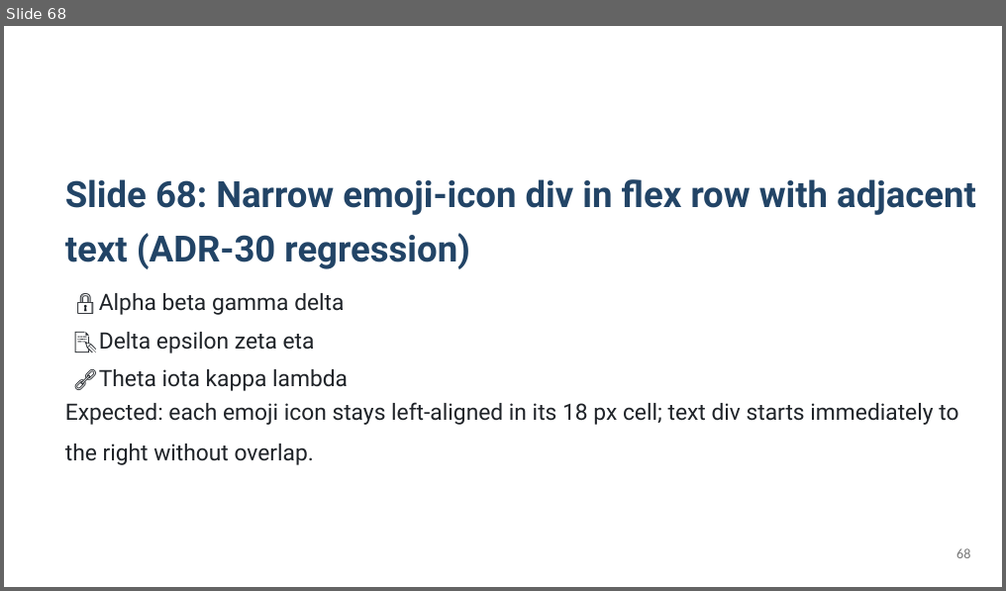
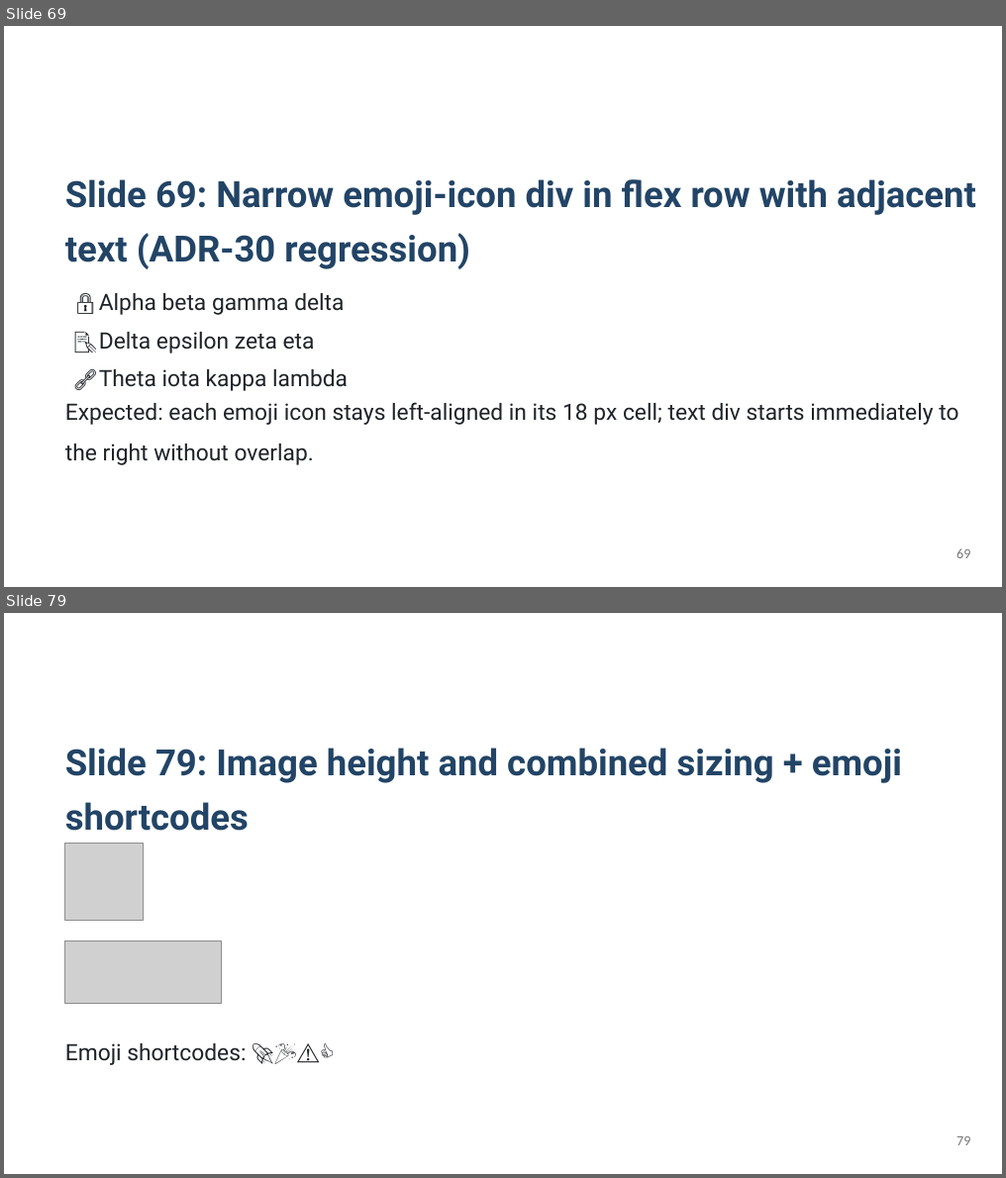
Before and after one commit to KatsuYuzu/marp-to-editable-pptx, a slide deck: output-pptx/test-output.pptx. Shown one above the other, each under a label of ours: slide 68 before the commit, slides 69 and 79 after it; the slides between them are not shown. The pictures are 1006x591 and 1006x1178 pixels, drawn with LibreOffice and Linux fonts; fonts in the diff are those of the drawing; grey boxes stand for pictures. Boxes give left, top, right and bottom in pixels: in the first picture for what was removed or moved away, otherwise in the second. Text is boxed around its words. In the diff, an @@ line names an element or a change of style, - is before the commit and + after.

```diff
--- a/output-pptx/test-output.pptx
+++ b/output-pptx/test-output.pptx
@@ slide 79 added at <box>4,613,1002,1174</box>, background #FFFFFF @@
@@ text added at <box>65,748,902,831</box>, 34.8 pt, text #224466, bold @@
+Slide 79: Image height and combined sizing + emoji shortcodes
@@ picture added at <box>65,843,144,921</box> @@
@@ picture added at <box>65,942,221,1004</box> @@
@@ text added at <box>65,1044,246,1065</box>, 21.8 pt, text #1F2328 @@
+Emoji shortcodes: 🚀🎉⚠️👍
@@ page number added at <box>956,1137,970,1146</box>, 13.5 pt, text #777777 @@
+79
@@ what was slide 68 is now slide 69 @@
@@ slide 69 changed as well @@
@@ text at <box>65,179,976,270</box>: text changed @@
-Slide 68: Narrow emoji-icon div in flex row with adjacent text (ADR-30 regression)
+Slide 69: Narrow emoji-icon div in flex row with adjacent text (ADR-30 regression)
@@ page number at <box>956,549,970,559</box>: text changed @@
-68
+69
```
Also in this commit, not shown: 14 other slides changed, 10 other slides added, 1 other file.
